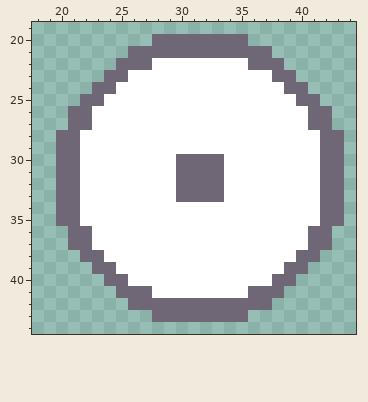
Pixel-art file: sourceArt/Consumable.aseprite. Above: the version before the commit.
64x64 pixels, 1 frame. Shown: x 18..44, y 19..44.
After the commit:
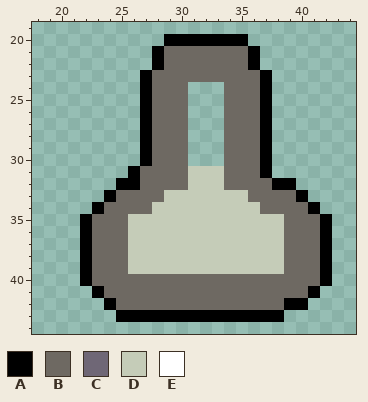
Palette (. is transparent): A #000000  B #6e6962  C #6f6776  D #c5ccb8  E #ffffff
Edits made:
layer "Layer 2" now hidden
Changed rows in their new state; - is an unchanged pixel.
first column x 20:
20 --------.AAAAAAA--------
21 ------..ABBBBBBBA.------
22 -----...ABBBBBBBA..-----
23 ----...ABBBBBBBBBA..----
24 ---....ABBB...BBBA...---
25 --.....ABBB...BBBA....--
26 -......ABBB...BBBA.....-
27 -......ABBB...BBBA.....-
28 .......ABBB...BBBA......
29 .......ABBB...BBBA......
30 .......ABBB...BBBA......
31 ......ABBBBDDDBBBA......
32 .....AABBBBDDDBBBBAA....
33 ....ABBBBDDDDDDDBBBBA...
34 ...ABBBBDDDDDDDDDBBBBA..
35 ..ABBBDDDDDDDDDDDDDBBBA.
36 -.ABBBDDDDDDDDDDDDDBBBA-
37 -.ABBBDDDDDDDDDDDDDBBBA-
38 --ABBBDDDDDDDDDDDDDBBBA-
39 --ABBBDDDDDDDDDDDDDBBBA-
40 --ABBBBBBBBBBBBBBBBBBBA-
41 ---ABBBBBBBBBBBBBBBBBA--
42 ----ABBBBBBBBBBBBBBAA---
43 -----AAAAAAAAAAAAAA-----
Changed places in both pictures, as pixel boxes (x1, y1, x2, y2):
changed: (56, 34, 344, 322)
